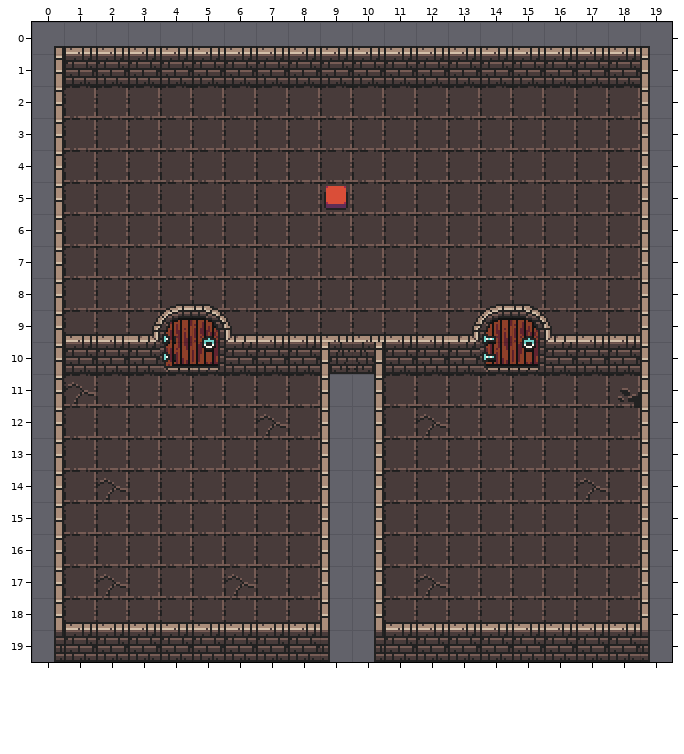
Tiled map (JSON) -- demo_game/assets/tilemaps/mapa.json. The first picture shows the starting point.
Cells are 16x16 px. Shown: x 0..19, y 0..19.
Now the later version:
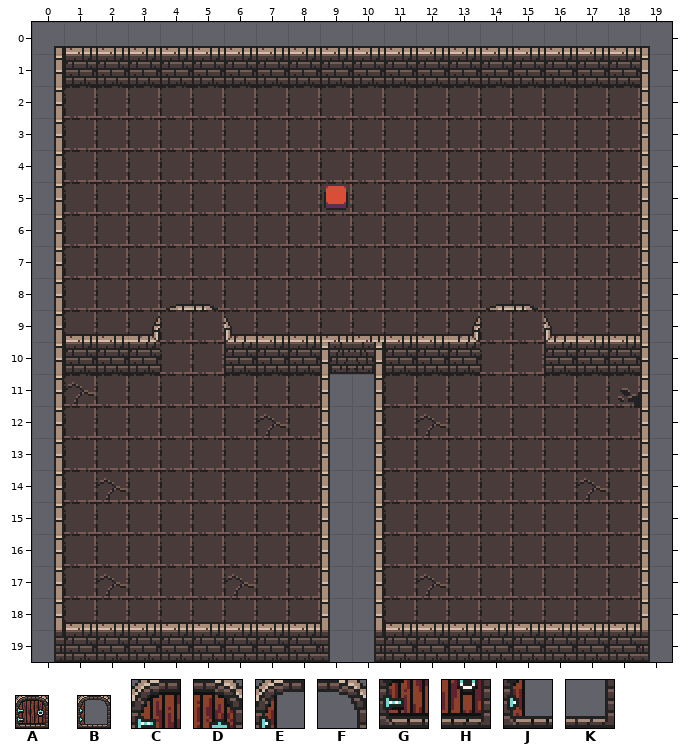
Key: from "doors_spriteSheet": A 0 "door", B 1 "door"; from "dungeon": C 450, D 451, E 453, F 454, G 482, H 483, J 485, K 486.
_ is an empty cell.
Objects are placed by their top-left corner, in cells (3,4 is the top-left corner of cell 3,4); size is 1x1 cell unless given.
What changed:
{"where": "layer \"objects\" (now hidden)"}
{"was": "A \"closed_door\" at 4,9 size 2x2"}
{"was": "A \"closed_door\" at 14,9 size 2x2"}
{"was": "B \"opened_doo\" at 4,9 size 2x2"}
{"was": "B \"opened_door\" at 14,9 size 2x2"}
{"where": "layer \"walls\""}
{"y":9,"x":4,"old":"EF","new":"__"}
{"y":9,"x":14,"old":"CD","new":"__"}
{"y":10,"x":4,"old":"JK","new":"__"}
{"y":10,"x":14,"old":"GH","new":"__"}
{"label":"removed","picture_box":[160,310,224,374]}
{"label":"removed","picture_box":[480,310,544,374]}
